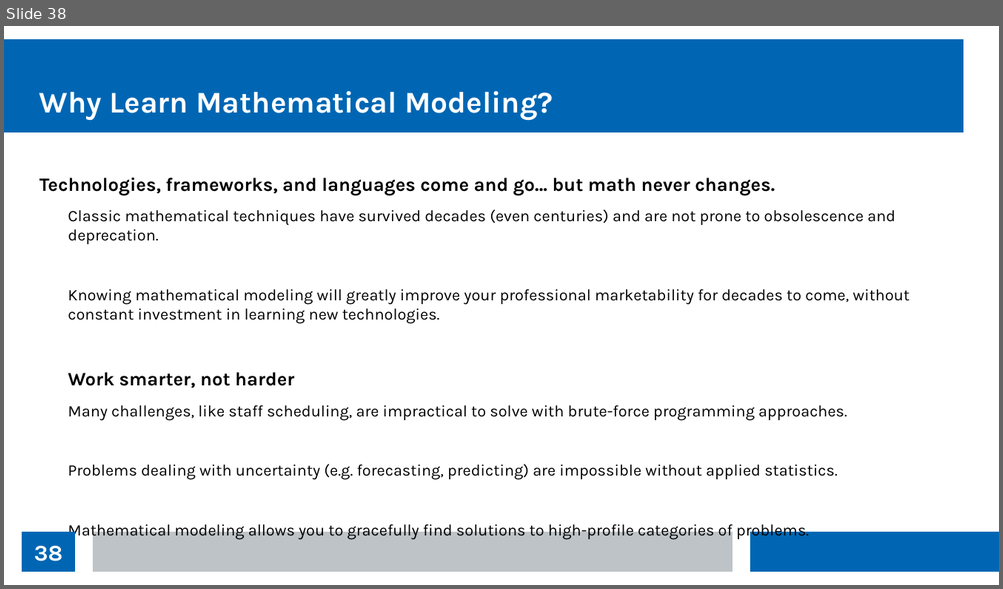
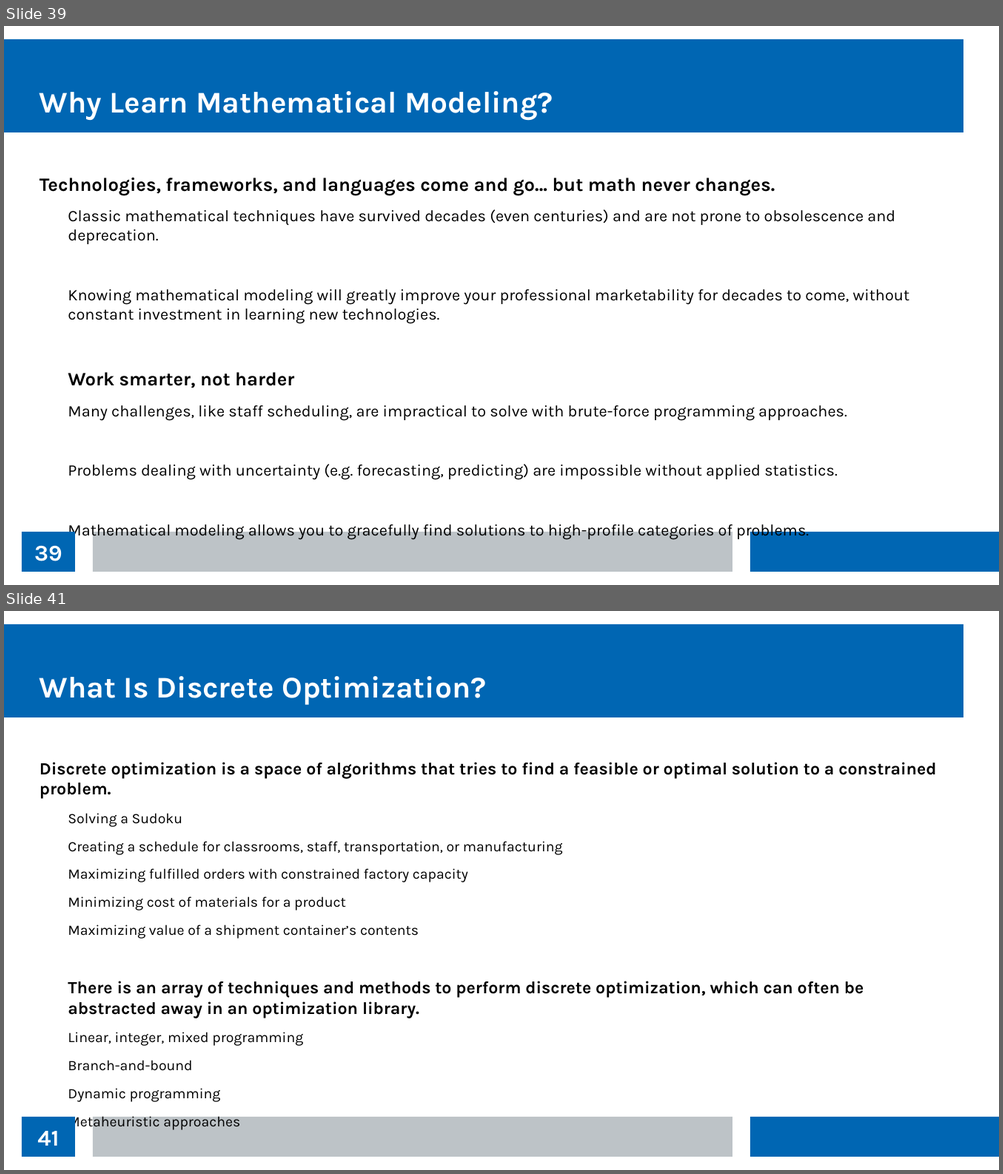
Before and after one commit to thomasnield/kotlin_data_science_talk_ChicagoJUG, a slide deck: kotlin_data_science_talk_chijug_slides.odp. Shown one above the other, each under a label of ours: slide 38 before the commit, slides 39 and 41 after it; the slides between them are not shown. The pictures are 1003x589 and 1003x1174 pixels, drawn with LibreOffice and Linux fonts; fonts in the diff are those of the drawing. Boxes give left, top, right and bottom in pixels: in the first picture for what was removed or moved away, otherwise in the second. Text is boxed around its words. In the diff, an @@ line names an element or a change of style, - is before the commit and + after.

Commit message:
start sudoku model

```diff
--- a/kotlin_data_science_talk_chijug_slides.odp
+++ b/kotlin_data_science_talk_chijug_slides.odp
@@ slide 41 added at <box>4,611,999,1170</box>, background #FFFFFF; not listed: 3 template elements that a slide beside it also shows @@
@@ title added at <box>40,676,486,705</box>, 24 pt, text #FFFFFF, bold @@
+What Is Discrete Optimization?
@@ text added at <box>40,762,936,1102</box>, 11.6 pt, text #000000 @@
+Discrete optimization is a space of algorithms that tries to find a feasible or optimal solution to a constrained problem.
+  Solving a Sudoku
+  Creating a schedule for classrooms, staff, transportation, or manufacturing
+  Maximizing fulfilled orders with constrained factory capacity
+  Minimizing cost of materials for a product
+  Maximizing value of a shipment container’s contents
+There is an array of techniques and methods to perform discrete optimization, which can often be abstracted away in an optimization library.
+  Linear, integer, mixed programming
+  Branch-and-bound
+  Dynamic programming
+  Metaheuristic approaches
@@ page number added at <box>22,1117,75,1157</box>, fill #0066B3, 18 pt, text #FFFFFF, bold @@
+41
@@ what was slide 38 is now slide 39 @@
@@ page number at <box>34,546,62,562</box>: text changed @@
-38
+39
```
Also in this commit, not shown: 4 slides changed, 3 other slides added.
